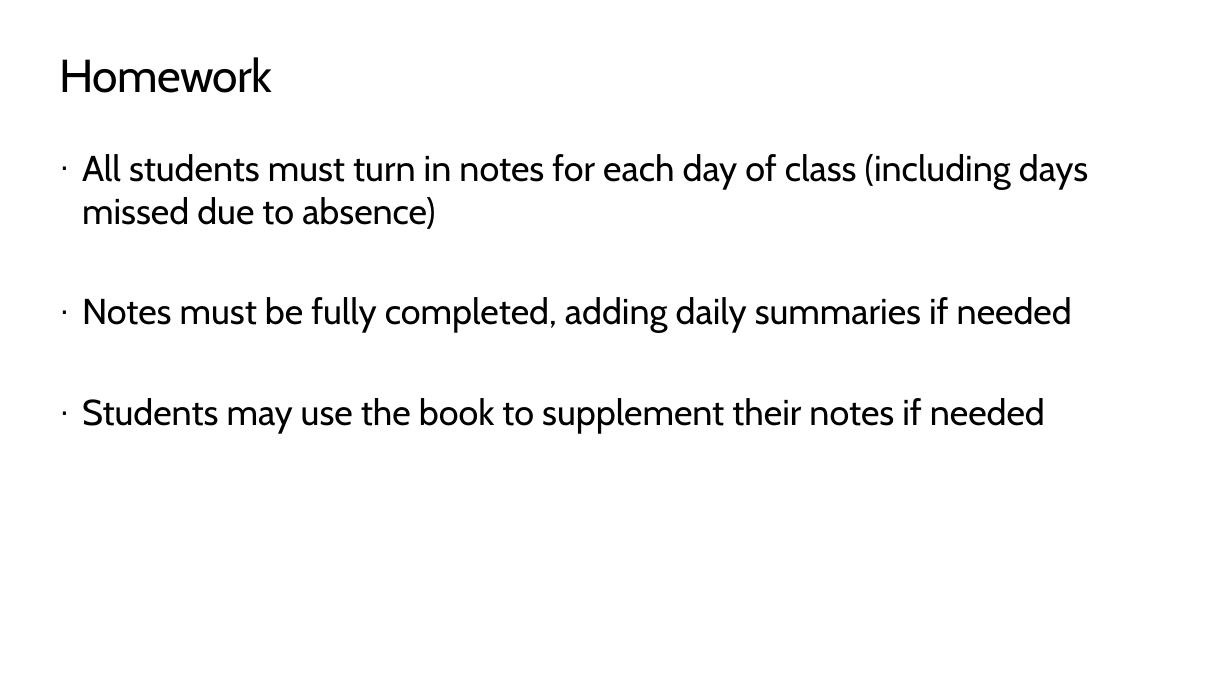
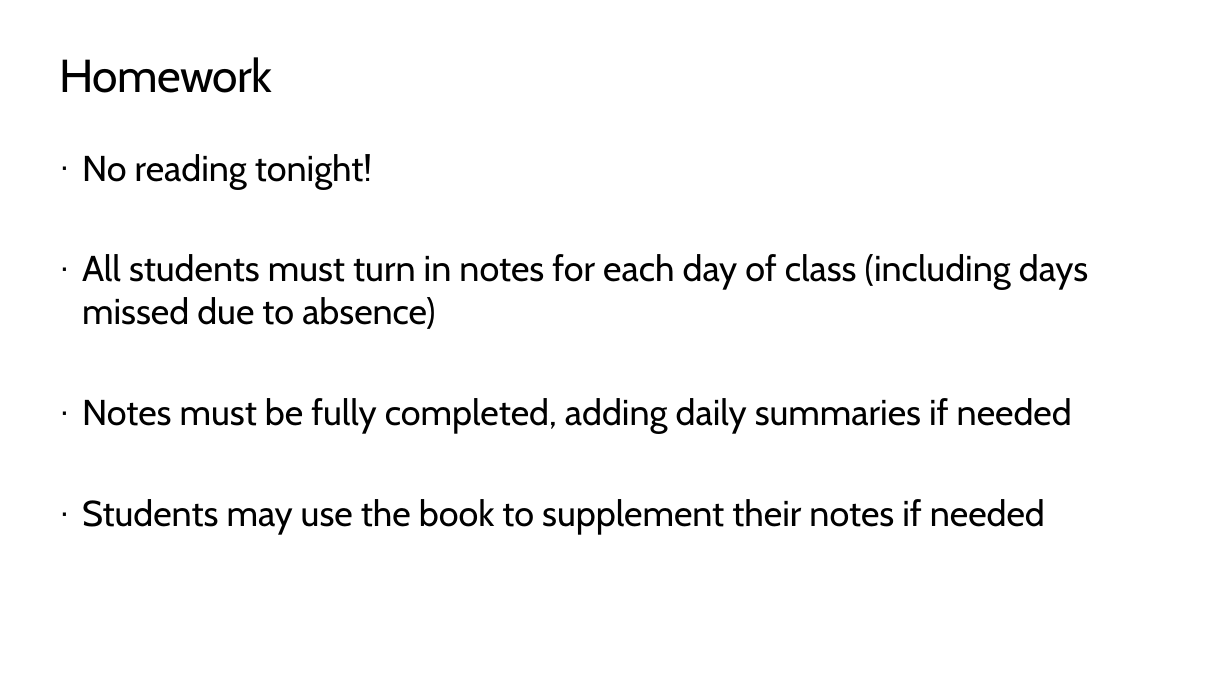
Before and after one commit to TEALSK12/apcsa-public, a slide deck: slide 85 of curriculum/Unit1/Unit1.pptx. Drawn at 1232x693 pixels with LibreOffice and Linux fonts; fonts in the diff are those of the drawing; background and template pictures are left out. Boxes give left, top, right and bottom in pixels: in the first picture for what was removed or moved away, otherwise in the second. Text is boxed around its words. In the diff, an @@ line names an element or a change of style, - is before the commit and + after.

Commit message:
Updated reading assignments in unit 1-4 ppts

```diff
--- a/curriculum/Unit1/Unit1.pptx
+++ b/curriculum/Unit1/Unit1.pptx
@@ text at bbox=[82, 154, 372, 189]: paragraph added @@
+· No reading tonight!
```
Also in this commit, not shown: 5 other slides changed, 2 other files.
